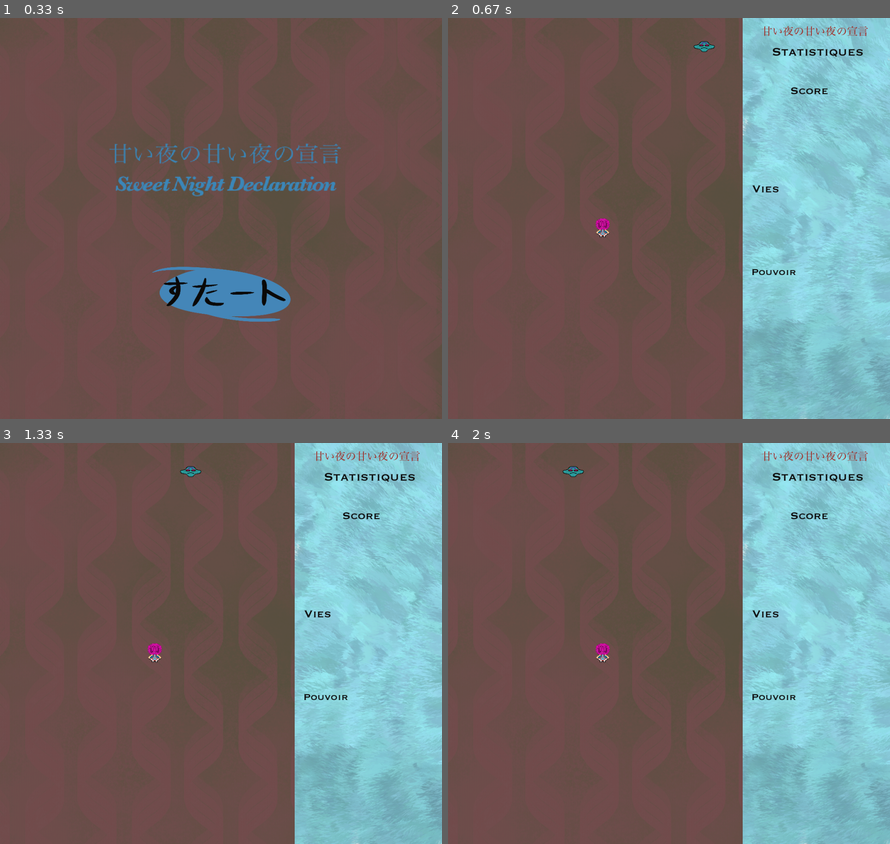
Above: before the commit, frames 1-4 (two rows, left to right).
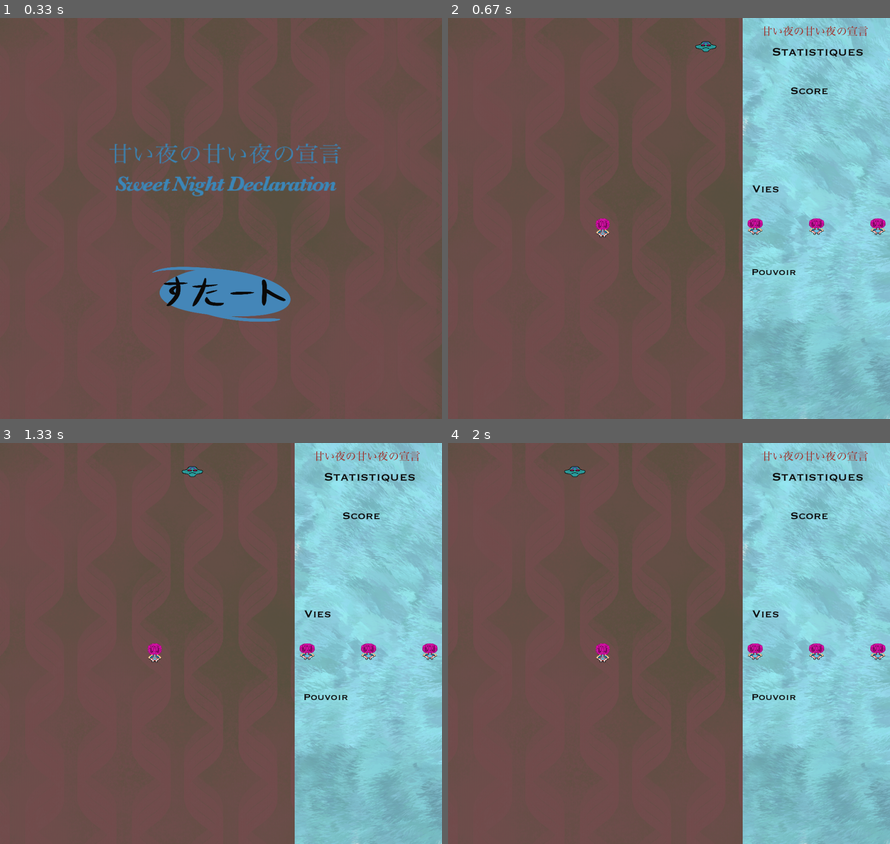
Above: after the commit, the same moments.

Repository: sukaizer/Sweet-Night-Declaration
Game: pygame game, started from main.py
The game is run twice, just before and just after one commit, with the same random seed, the same clock (stepped at 60 frames per second) and the same inputs.
Inputs (mouse positions are in pixels of both pictures, inside the frame that each line leads up to):
- Up to frame 1 (0.33 s): no input
- Up to frame 2 (0.67 s): click (669, 218) at 0.38 s
- Up to frame 3 (1.33 s): tap Space at 0.67 s
- Up to frame 4 (2 s): no input

Frame 1 is identical in both runs. In frame 2, 0.4% of the frame differs, in the area x 55-99%, y 5-55%; in frame 3, 0.4%, in the area x 40-99%, y 5-55%; in frame 4, 0.4%.

Commit message:
stats life points

Diff:
--- a/game.py
+++ b/game.py
@@ -24,7 +24,7 @@
         self.pressed = {}
 
     def update(self, screen):
-        self.stats.start_menu(screen)
+        self.stats.stat_menu(screen)
         screen.blit(self.player.image, self.player.rect)
 
         self.all_enemies.draw(screen)
--- a/main.py
+++ b/main.py
@@ -6,6 +6,7 @@
 
 game = Game()
 start = Menu(game)
+clock = pygame.time.Clock()
 
 # on set la fenetre
 pygame.display.set_caption("Sweet night declaration")
@@ -18,6 +19,7 @@
 while game.is_running:
 
     screen.blit(background, (0, 0))
+    clock.tick(60)
 
     if game.is_playing:
         game.update(screen)
--- a/statistiques.py
+++ b/statistiques.py
@@ -7,6 +7,29 @@
         self.player = player
         self.game = game
         self.stats = pygame.image.load('assets/Stats.png')
+        self.lp = pygame.image.load('assets/player.png')
+        self.lp = pygame.transform.scale(self.lp, (40, 40))
+        self.lp_rect1 = self.lp.get_rect()
+        self.lp_rect2 = self.lp.get_rect()
+        self.lp_rect3 = self.lp.get_rect()
+        self.lp_rect1.x = self.game.real_width + 10
+        self.lp_rect2.x = self.game.real_width + (self.game.width - self.game.real_width) / 2 - self.lp_rect2.width / 2
+        self.lp_rect3.x = self.game.width - (10 + self.lp_rect3.width)
+        self.lp_rect1.y = self.game.height / 2
+        self.lp_rect2.y = self.game.height / 2
+        self.lp_rect3.y = self.game.height / 2
 
-    def start_menu(self, screen):
+    def stat_menu(self, screen):
         screen.blit(self.stats, (self.game.real_width, 0))
+        self.life_points(screen)
+
+    def life_points(self, screen):
+        if self.player.health == 3:
+            screen.blit(self.lp, self.lp_rect1)
+            screen.blit(self.lp, self.lp_rect2)
+            screen.blit(self.lp, self.lp_rect3)
+        elif self.player.health == 2:
+            screen.blit(self.lp, self.lp_rect1)
+            screen.blit(self.lp, self.lp_rect2)
+        else:
+            screen.blit(self.lp, self.lp_rect1)
